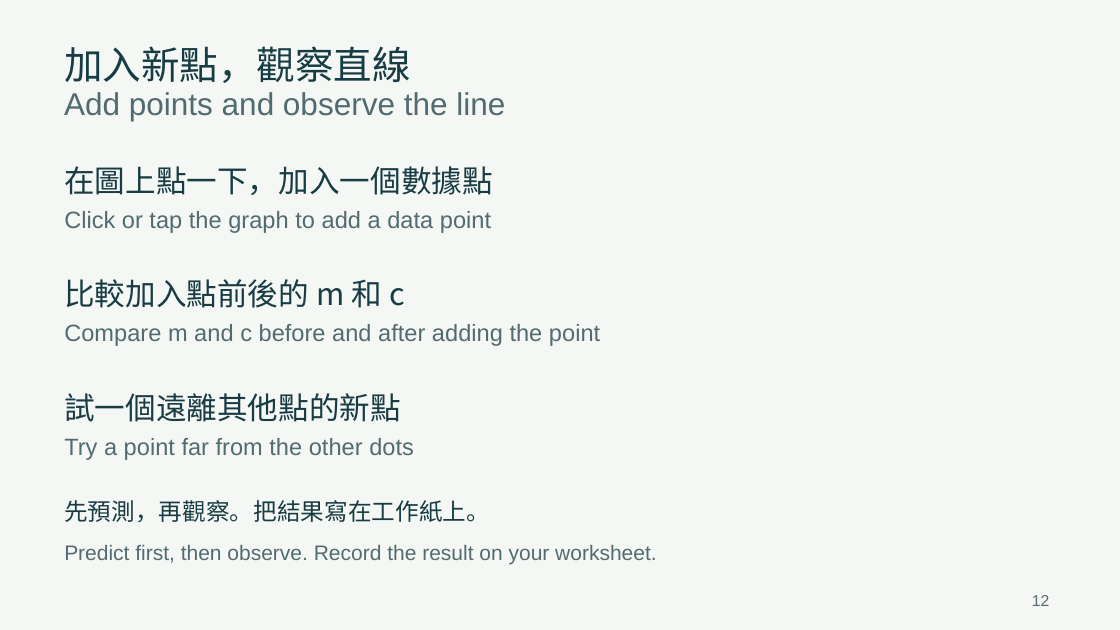
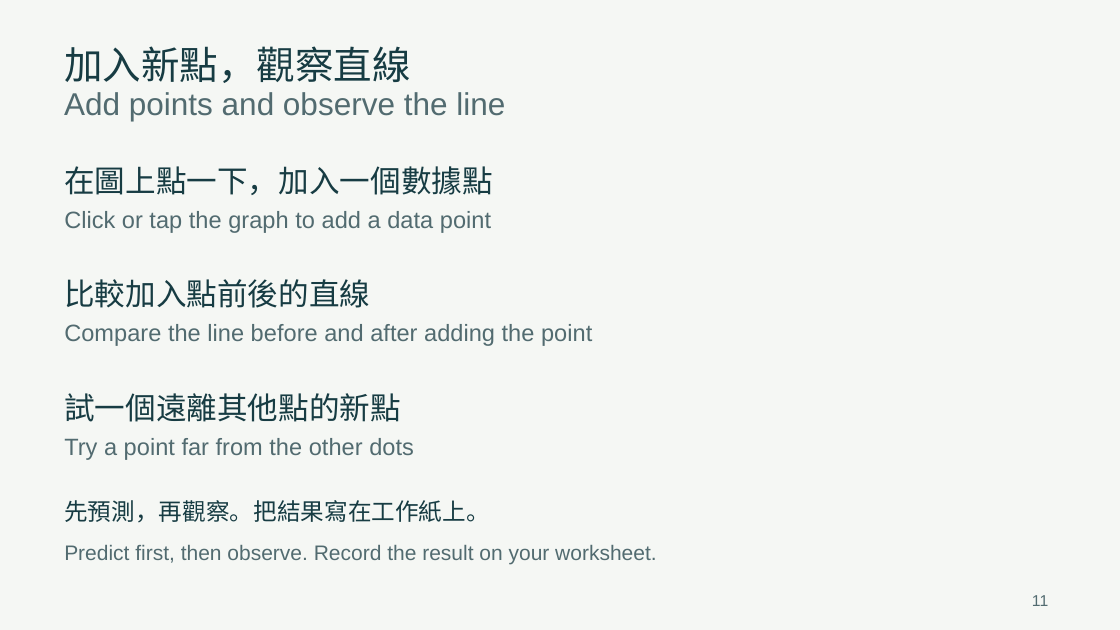
Before and after one commit to GordanY/f2-linear-regression, a slide deck: slide 11 of teacher-slides.pptx (slide 12 before the commit). Drawn at 1120x630 pixels with LibreOffice and Linux fonts; fonts in the diff are those of the drawing. Boxes give left, top, right and bottom in pixels: in the first picture for what was removed or moved away, otherwise in the second. Text is boxed around its words. In the diff, an @@ line names an element or a change of style, - is before the commit and + after.

Commit message:
Simplify all workshop materials for complete beginners after Astra review

```diff
--- a/teacher-slides.pptx
+++ b/teacher-slides.pptx
@@ text at bbox=[64, 279, 370, 308]: text changed @@
-比較加入點前後的 m 和 c
+比較加入點前後的直線
@@ text at bbox=[64, 324, 592, 346]: text changed @@
-Compare m and c before and after adding the point
+Compare the line before and after adding the point
@@ text at bbox=[1032, 595, 1048, 606]: text changed @@
-12
+11
```
Also in this commit, not shown: 9 other slides changed, 13 other files.
